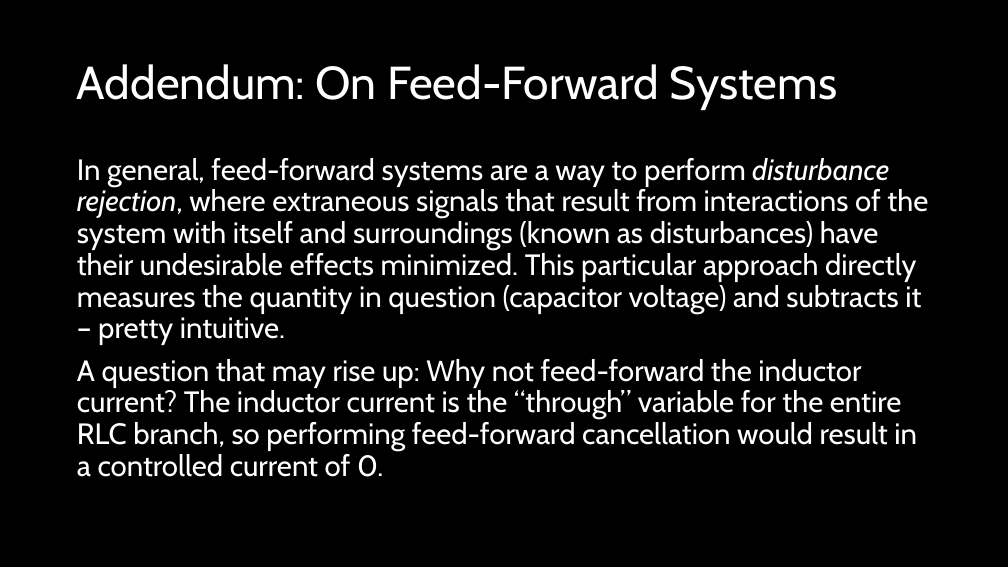
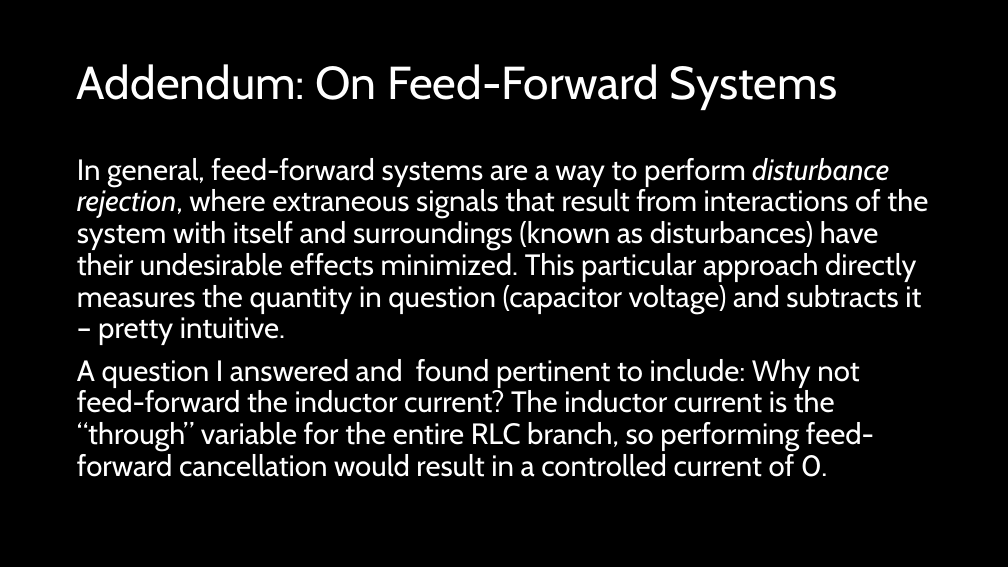
Before and after one commit to ut-ras/rm_electrical-supercap_v2, a slide deck: slide 15 of UT Robomasters – Supercap Power Stage Modeling.pptx. Drawn at 1008x567 pixels with LibreOffice and Linux fonts; fonts in the diff are those of the drawing. Boxes give left, top, right and bottom in pixels: in the first picture for what was removed or moved away, otherwise in the second. Text is boxed around its words. In the diff, an @@ line names an element or a change of style, - is before the commit and + after.

```diff
--- a/UT Robomasters – Supercap Power Stage Modeling.pptx
+++ b/UT Robomasters – Supercap Power Stage Modeling.pptx
@@ text at (77,359,874,477): text changed @@
-A question that may rise up: Why not feed-forward the inductor current? The inductor current is the “through” variable for the entire RLC branch, so performing feed-forward cancellation would result in a controlled current of 0.
+A question I answered and found pertinent to include: Why not feed-forward the inductor current? The inductor current is the “through” variable for the entire RLC branch, so performing feed-forward cancellation would result in a controlled current of 0.
```
Also in this commit, not shown: 3 other slides changed, 8 slides added, 2 slides removed, 1 other file.
